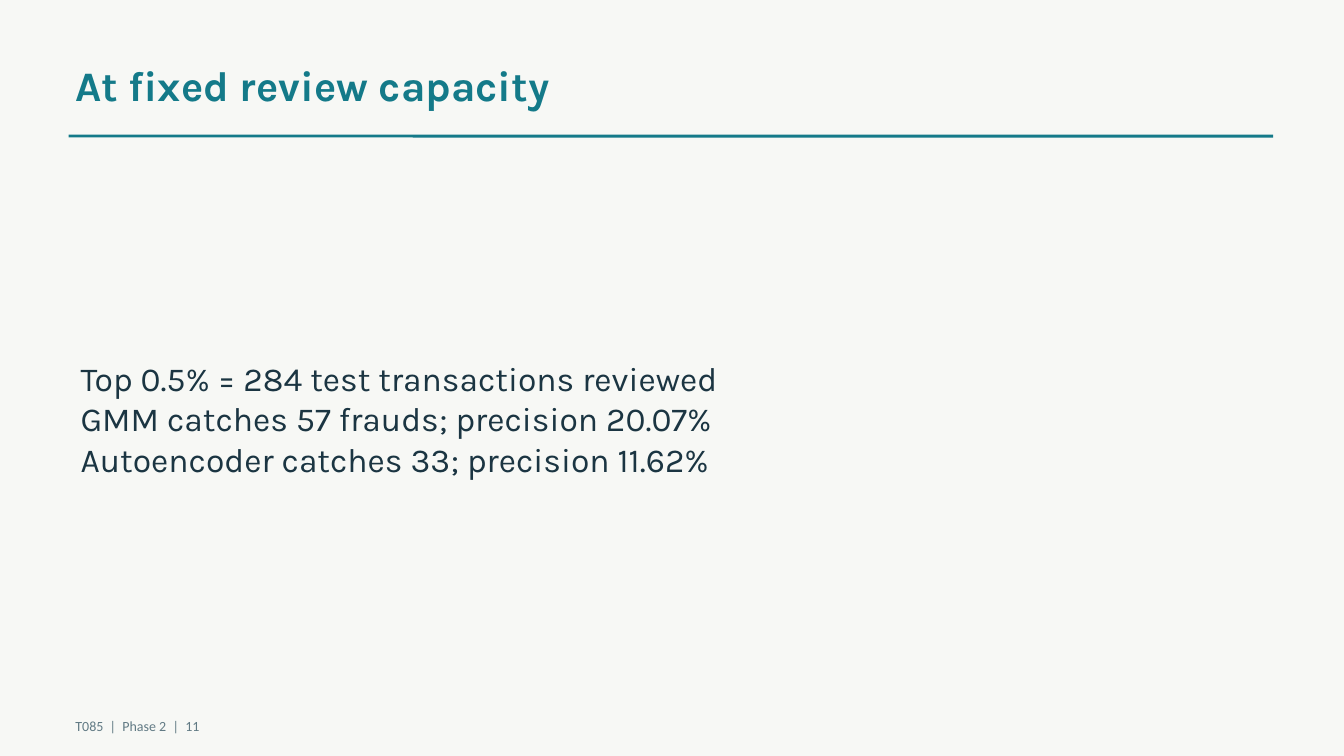
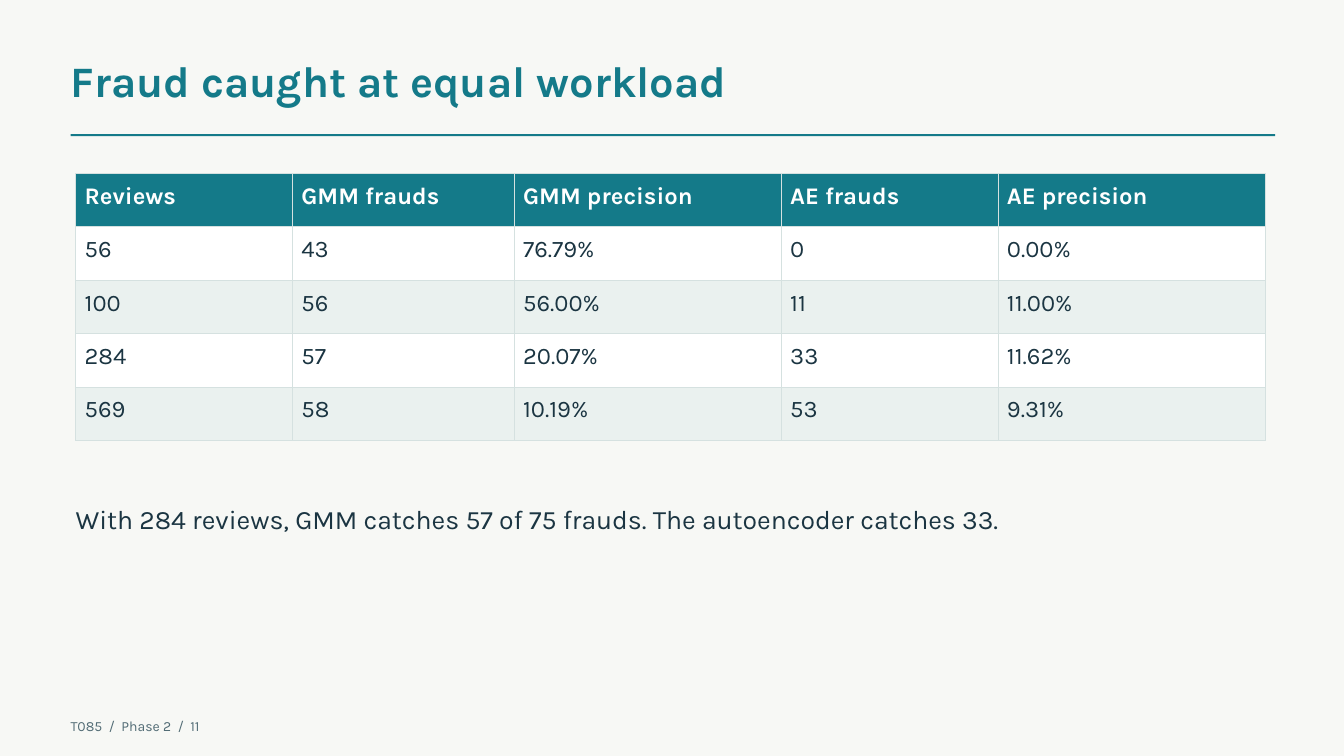
Before and after one commit to aaditya599fx/T085-CardFraudTriage-AML-Phase1, a slide deck: slide 11 of docs/phase2/T085_Phase2.pptx. Drawn at 1344x756 pixels with LibreOffice and Linux fonts; fonts in the diff are those of the drawing. Boxes give left, top, right and bottom in pixels: in the first picture for what was removed or moved away, otherwise in the second. Text is boxed around its words. In the diff, an @@ line names an element or a change of style, - is before the commit and + after.

Commit message:
Complete Phase 2 fraud triage evaluation

```diff
--- a/docs/phase2/T085_Phase2.pptx
+++ b/docs/phase2/T085_Phase2.pptx
@@ text at box(71, 67, 727, 108): text changed; size 30 to 31 pt @@
-At fixed review capacity
+Fraud caught at equal workload
@@ line (71, 135) - (1275, 135): stroke #147A89 2 pt to #147A89 1.35 pt @@
@@ table added at box(76, 173, 1265, 422), 5 rows, 5 columns @@
+Reviews | GMM frauds | GMM precision | AE frauds | AE precision
+56 | 43 | 76.79% | 0 | 0.00%
+100 | 56 | 56.00% | 11 | 11.00%
+284 | 57 | 20.07% | 33 | 11.62%
+569 | 58 | 10.19% | 53 | 9.31%
@@ text at box(76, 510, 998, 532): text changed; size 24 to 19 pt @@
-Top 0.5% = 284 test transactions reviewed
-GMM catches 57 frauds; precision 20.07%
-Autoencoder catches 33; precision 11.62%
+With 284 reviews, GMM catches 57 of 75 frauds. The autoencoder catches 33.
@@ text at box(71, 721, 199, 731): text changed; font Calibri to Karla; text colour #617A84 to #526C75 @@
-T085 | Phase 2 | 11
+T085 / Phase 2 / 11
```
Also in this commit, not shown: 1 other slide changed, 12 slides added, 12 slides removed, 20 other files.
